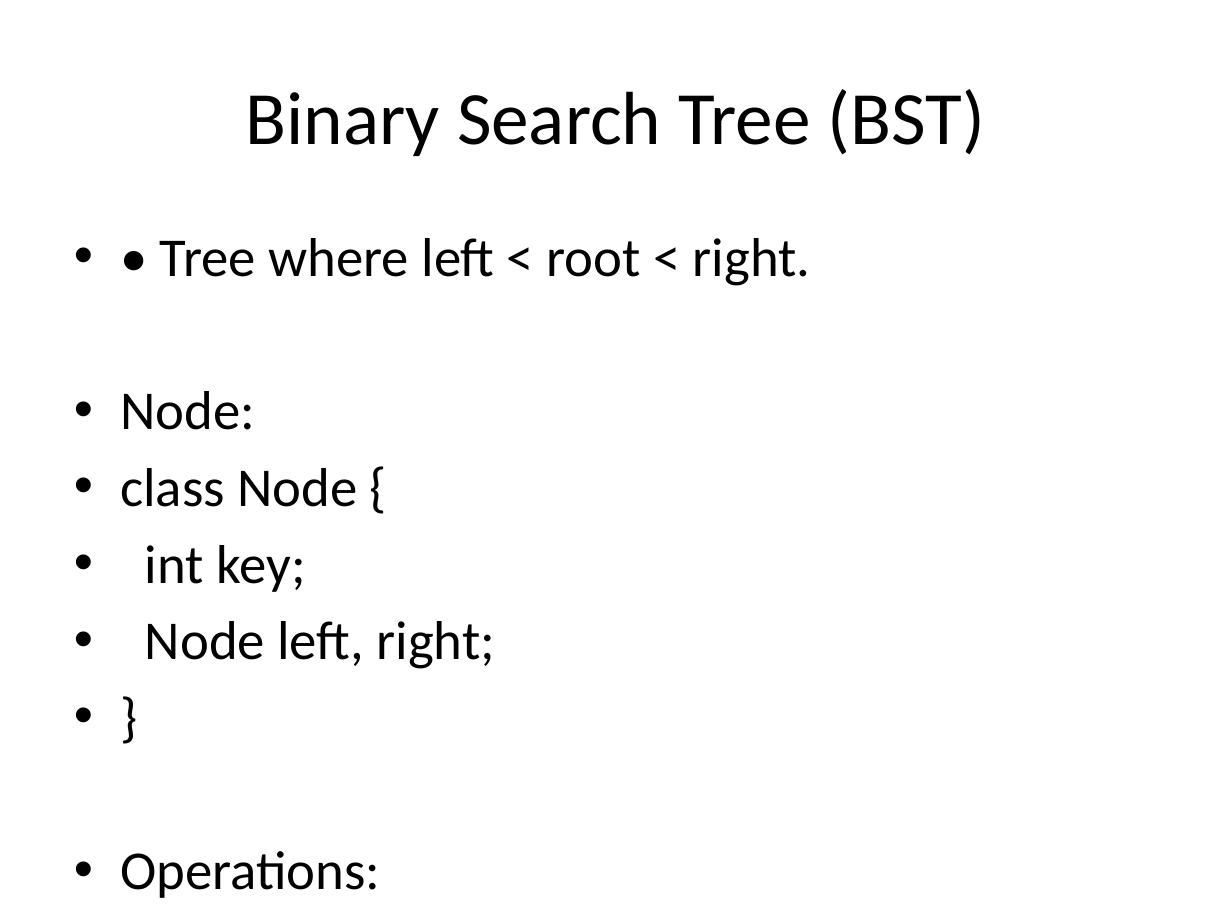
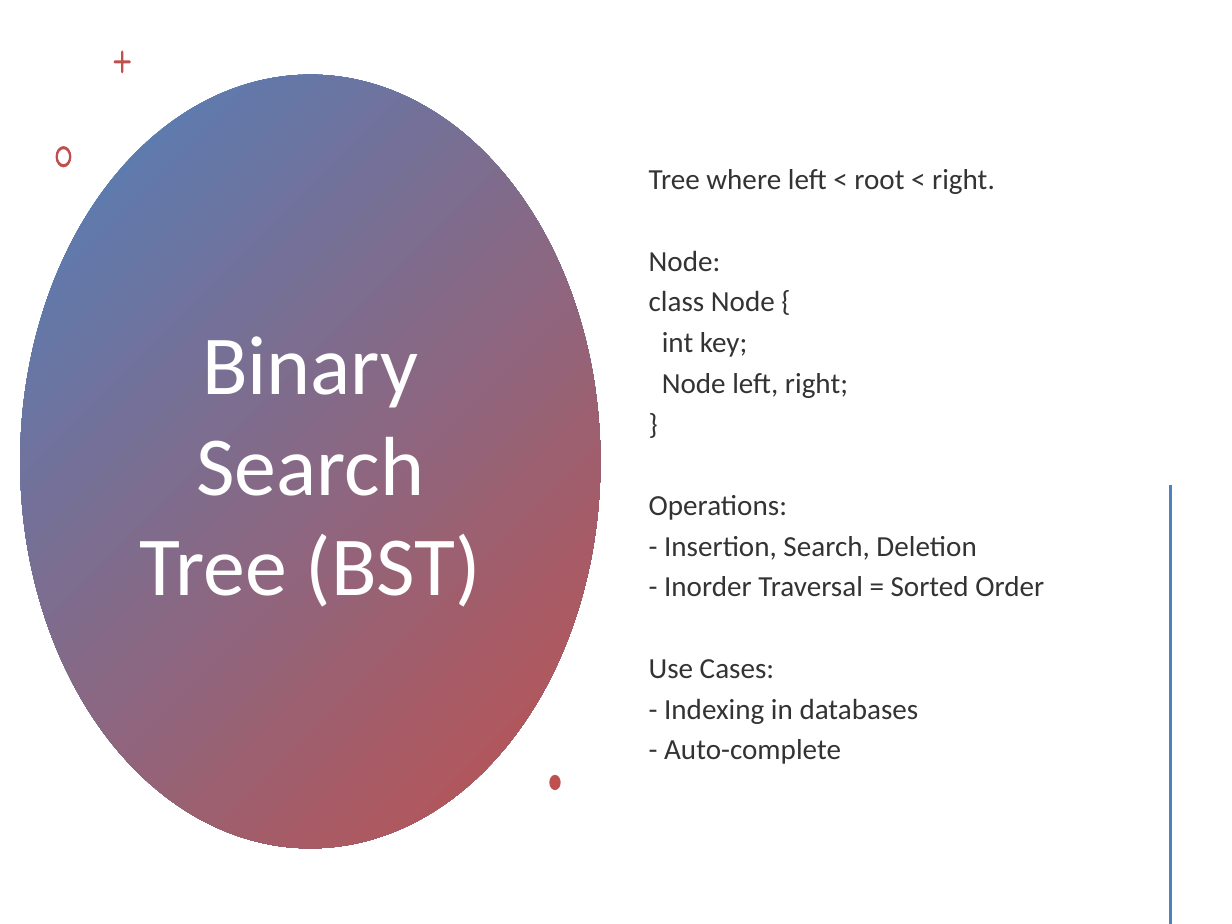
Before and after one commit to mrkyaing/MG-DSA, a slide deck: slide 25 of DSA_in_Java_LectureNotes_Detailed.pptx (slide 6 before the commit). Drawn at 1232x924 pixels with LibreOffice and Linux fonts; fonts in the diff are those of the drawing. Boxes give left, top, right and bottom in pixels: in the first picture for what was removed or moved away, otherwise in the second. Text is boxed around its words. In the diff, an @@ line names an element or a change of style, - is before the commit and + after.

```diff
--- a/DSA_in_Java_LectureNotes_Detailed.pptx
+++ b/DSA_in_Java_LectureNotes_Detailed.pptx
@@ freeform shape added at box(113, 51, 131, 74), fill #C0504D @@
@@ ellipse added at box(20, 75, 600, 849), fill gradient #4F81BD to #C0504D @@
@@ text "Tree where left < root ...": place and size @@
-text "Tree where left < root ..." at box(120, 238, 811, 669)
+text "Tree where left < root ..." at box(649, 169, 1044, 764)
@@ text "Tree where left < root ..." at box(649, 169, 1044, 764): vertical alignment top to middle @@
@@ freeform shape added at box(55, 147, 71, 168), fill #C0504D @@
@@ title "Binary Search Tree (BST)": place and size @@
-title "Binary Search Tree (BST)" at box(246, 89, 985, 156)
+title "Binary Search Tree (BST)" at box(140, 336, 481, 607)
@@ title "Binary Search Tree (BST)" at box(140, 336, 481, 607): size 44 to 49 pt, text colour #000000 to #FFFFFF @@
@@ text at box(649, 169, 995, 194): text changed; size 32 to 17 pt; text colour #000000 to #000000 at 80% opacity @@
-• • Tree where left < root < right.
+Tree where left < root < right.
@@ text at box(649, 250, 1044, 764): size 32 to 17 pt, text colour #000000 to #000000 at 80% opacity in "Node:", "class Node {", "int key;", "Node left, right;" and 7 more places; bullet • to none; less space between paragraphs @@
@@ line added from (1170, 487) to (1170, 923), #C0504D 2 pt @@
@@ freeform shape added at box(549, 775, 561, 790), fill #C0504D @@
```
Also in this commit, not shown: 10 other slides changed, 16 slides added, 9 other files.
